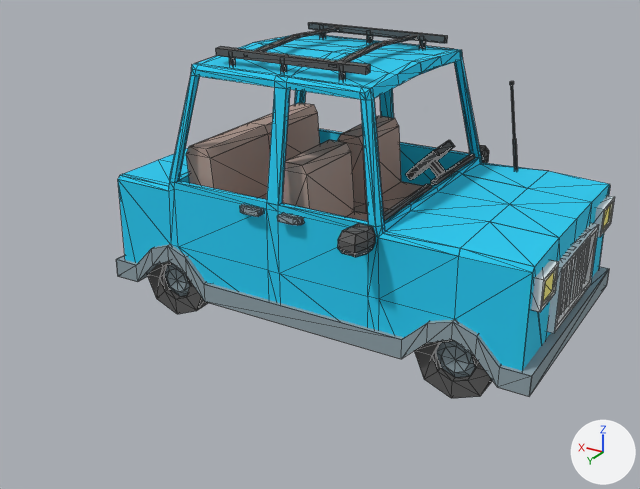
The Blender file blender/testcar.blend, before and after one commit.
Rendered twice from a 50 mm camera at (-3.45, 5.93, 3.46) aimed at (-0.23, 0.56, 0.78). The axes (+X, +Y, +Z) are drawn at lower right. The lights are the same throughout. Mesh edges are drawn as thin lines.

In view in the first picture: 'testcar'.
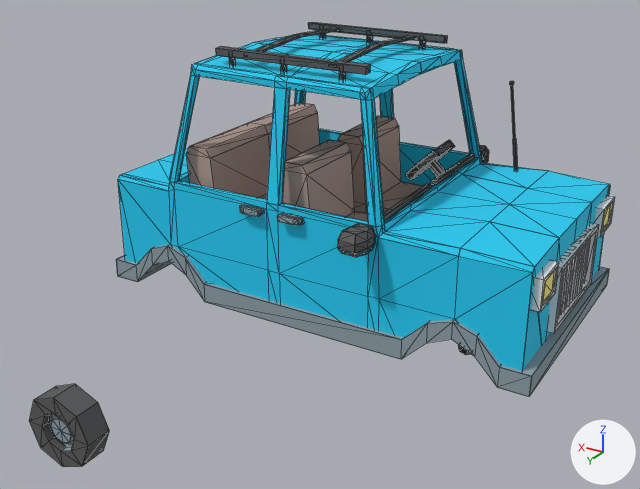
Where the newer file only moved an object's origin or applied its transform, the numbers keep the older frame.

Location of each change, (x1, y1, x2, y2) in pixels of the pictures (640 x 489 px):
```json
{"object": "testcar", "change": "reshaped", "before": [116, 22, 615, 398], "after": [116, 22, 615, 396]}
{"object": "tire", "change": "added", "after": [29, 384, 109, 467], "faces in mat_1a1a1a (dark grey #5a5a5a)": [29, 384, 109, 467], "faces in mat_455a64 (grey #8ea0a8)": [48, 414, 74, 451]}
{"part": 1, "of": "me_car_01_cube_004_mesh", "change": "deleted", "before": [147, 261, 492, 398]}
{"part": 2, "of": "me_car_01_cube_004_mesh", "change": "cut back", "after": [458, 345, 471, 355]}
```

Edits to the scene script, one JSON object a line:
```json
{"block": "me_car_01_cube_004_mesh", "where": "# used by ob_testcar; location = (0.0, 0.0, 0.0); scale = (0.0111, 0.0111, 0.0111)"}
{"op": "remove", "block": "me_car_01_cube_004_mesh", "code": "me_car_01_cube_004_mesh.from_pydata(...)  # 3533 vertices, 2243 faces; spans x -187.0..137.0, y -109.0..109.0, z 1.0..201.0"}
{"op": "add", "block": "me_car_01_cube_004_mesh", "code": "me_car_01_cube_004_mesh.from_pydata(...)  # 2998 vertices, 1911 faces; spans x -187.0..137.0, y -109.0..109.0, z 23.0..201.0"}
{"block": "me_car_01_cube_004_mesh", "change": "me_car_01_cube_004_mesh part 1: 91 loose pieces with 464 vertices, spanning x -162.0..114.0, y -80.0..80.0, z 1.0..55.0, are deleted"}
{"block": "me_car_01_cube_004_mesh", "change": "me_car_01_cube_004_mesh part 2"}
{"block": "me_car_01_cube_004_mesh", "change": "40 vertices are removed from x -162.0..-108.0, y -80.0..80.0, z 1.0..55.0"}
{"block": "me_car_01_cube_004_mesh", "change": "58 faces are deleted"}
{"block": "me_car_01_cube_004_mesh", "change": "20 new faces join them, mat_1a1a1a (dark grey #5a5a5a)"}
{"op": "add", "block": "me_car_01_cube_004_mesh_001", "code": ["me_car_01_cube_004_mesh_001 = bpy.data.meshes.new('car_01_Cube.004-Mesh.001')", "me_car_01_cube_004_mesh_001.from_pydata(...)  # 121 vertices, 85 faces, 6 loose edges; spans x -27.0..27.0, y -9.5..9.8, z -22.4..31.5", "# faces by material slot: [59, 26]", "me_car_01_cube_004_mesh_001.materials.append(mat_1a1a1a)  # dark grey #5a5a5a", "me_car_01_cube_004_mesh_001.materials.append(mat_455a64)  # grey #8ea0a8"]}
{"op": "add", "block": "ob_tire", "code": ["ob_tire = bpy.data.objects.new('tire', me_car_01_cube_004_mesh_001)", "ob_tire.location = (0.963, 2.166, -0.393)", "ob_tire.scale = (0.0111, 0.0111, 0.0111)"]}
```
